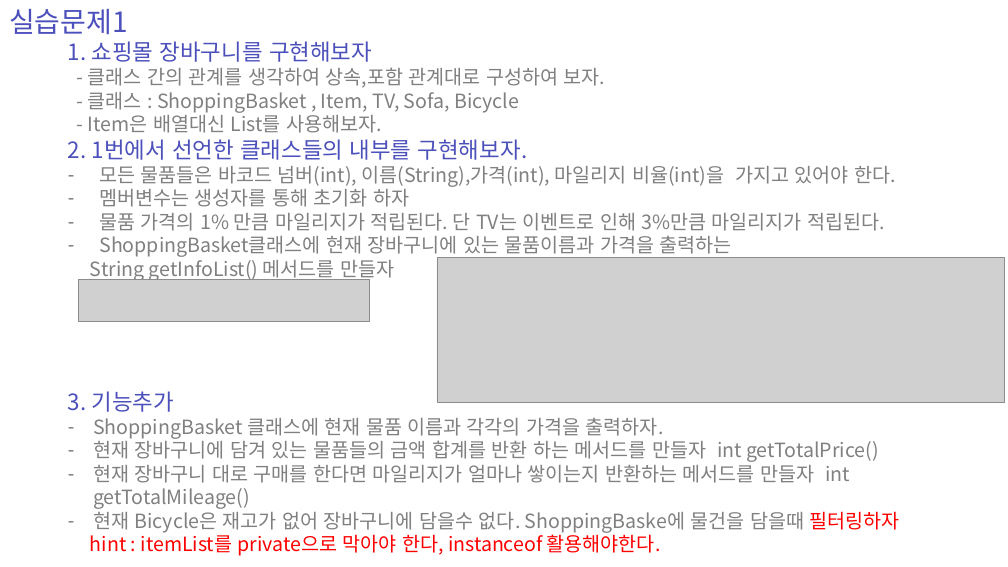
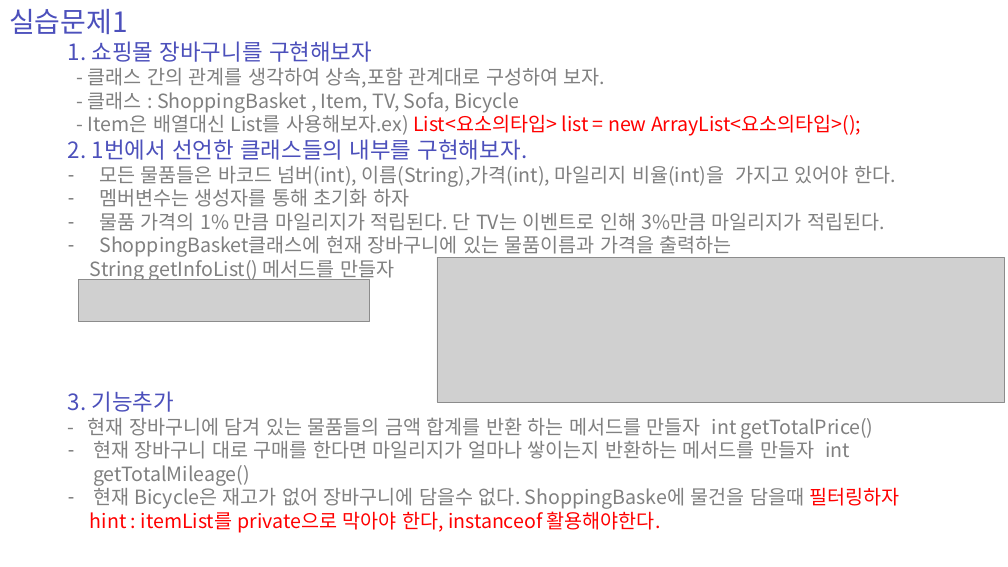
Before and after one commit to zest132/JavaLecture, a slide deck: slide 28 of JavaLecture/LectureFile/java 11강 인터페이스와다형성.pptx. Drawn at 1008x567 pixels with LibreOffice and Linux fonts; fonts in the diff are those of the drawing; grey boxes stand for pictures. Boxes give left, top, right and bottom in pixels: in the first picture for what was removed or moved away, otherwise in the second. Text is boxed around its words. In the diff, an @@ line names an element or a change of style, - is before the commit and + after.

```diff
--- a/JavaLecture/LectureFile/java 11강 인터페이스와다형성.pptx
+++ b/JavaLecture/LectureFile/java 11강 인터페이스와다형성.pptx
@@ text at [88, 111, 861, 136]: text changed; text colour #808080 to #FF0000 @@
-- Item은 배열대신 List를 사용해보자.
+- Item은 배열대신 List를 사용해보자.ex) List<요소의타입> list = new ArrayList<요소의타입>();
@@ text at [88, 417, 874, 439]: text changed @@
-– ShoppingBasket 클래스에 현재 물품 이름과 각각의 가격을 출력하자.
-– 현재 장바구니에 담겨 있는 물품들의 금액 합계를 반환 하는 메서드를 만들자 int getTotalPrice()
+- 현재 장바구니에 담겨 있는 물품들의 금액 합계를 반환 하는 메서드를 만들자 int getTotalPrice()
```
Also in this commit, not shown: 6 other slides changed, 31 slides added, 23 slides removed, 26 other files.
